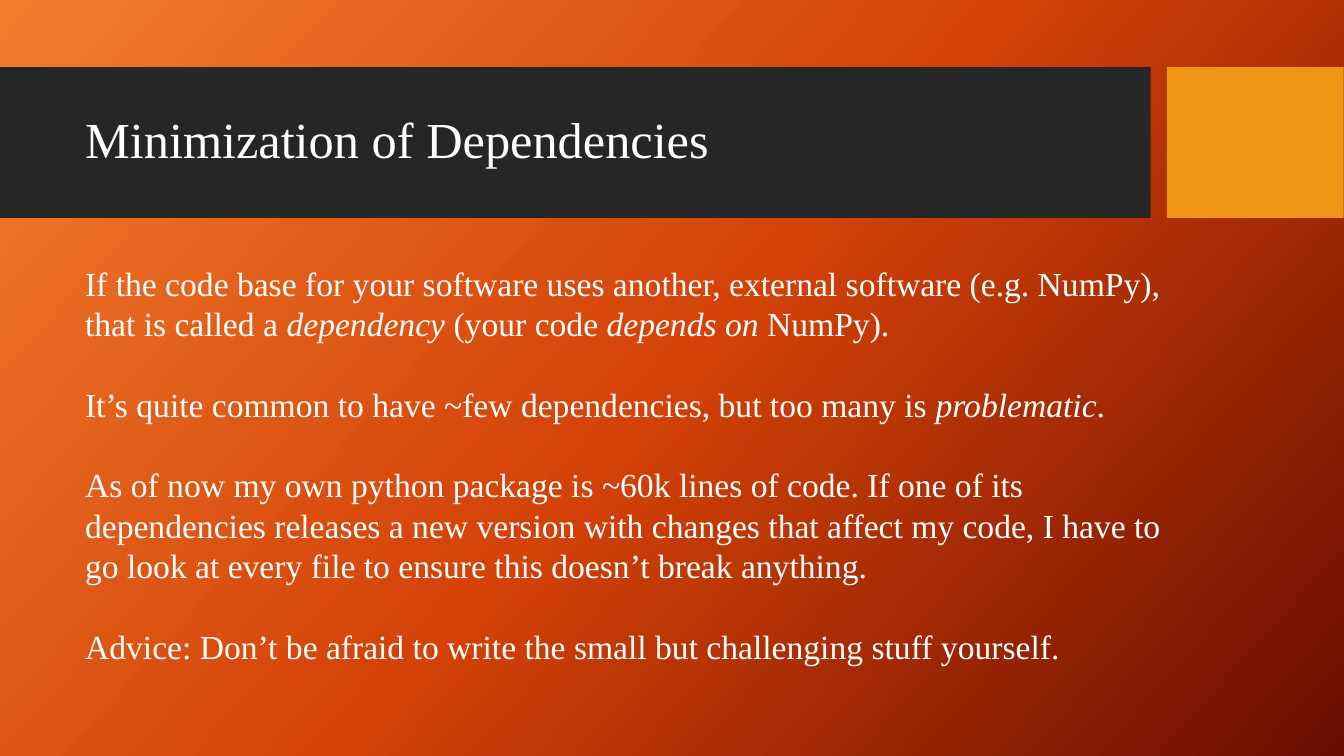
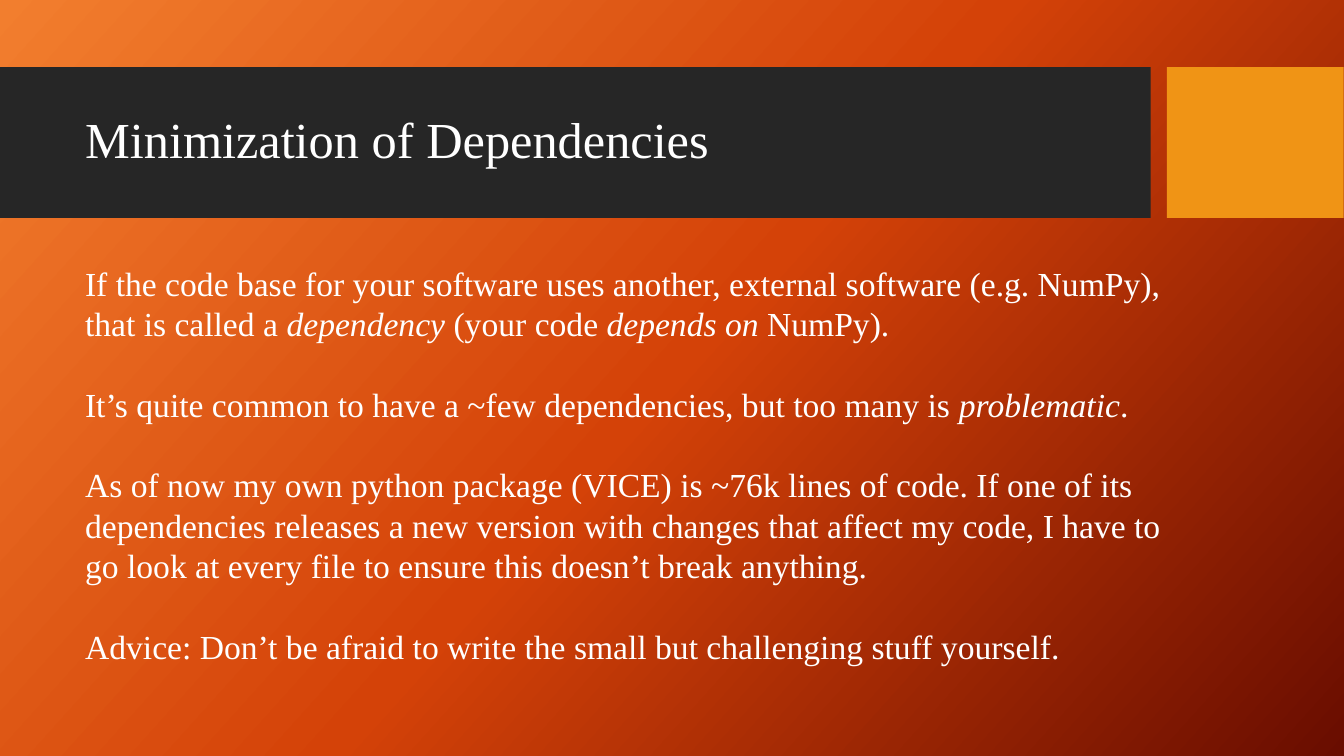
Before and after one commit to giganano/PythonBootcamp, a slide deck: slide 6 of slides/basicSE.pptx. Drawn at 1344x756 pixels with LibreOffice and Linux fonts; fonts in the diff are those of the drawing; background and template pictures are left out. Boxes give left, top, right and bottom in pixels: in the first picture for what was removed or moved away, otherwise in the second. Text is boxed around its words. In the diff, an @@ line names an element or a change of style, - is before the commit and + after.

```diff
--- a/slides/basicSE.pptx
+++ b/slides/basicSE.pptx
@@ text at bbox=[85, 393, 1160, 585]: text changed @@
-It’s quite common to have ~few dependencies, but too many is problematic.
-As of now my own python package is ~60k lines of code. If one of its dependencies releases a new version with changes that affect my code, I have to go look at every file to ensure this doesn’t break anything.
+It’s quite common to have a ~few dependencies, but too many is problematic.
+As of now my own python package (VICE) is ~76k lines of code. If one of its dependencies releases a new version with changes that affect my code, I have to go look at every file to ensure this doesn’t break anything.
```
Also in this commit, not shown: 5 other slides changed, 1 slide added, 17 other files.
